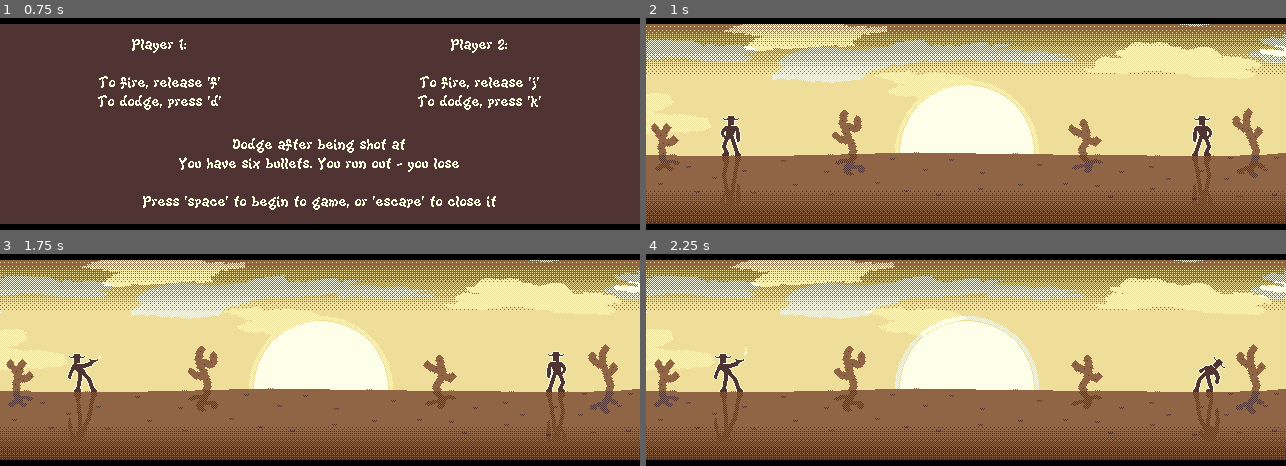
Above: before the commit, frames 1-4 (two rows, left to right).
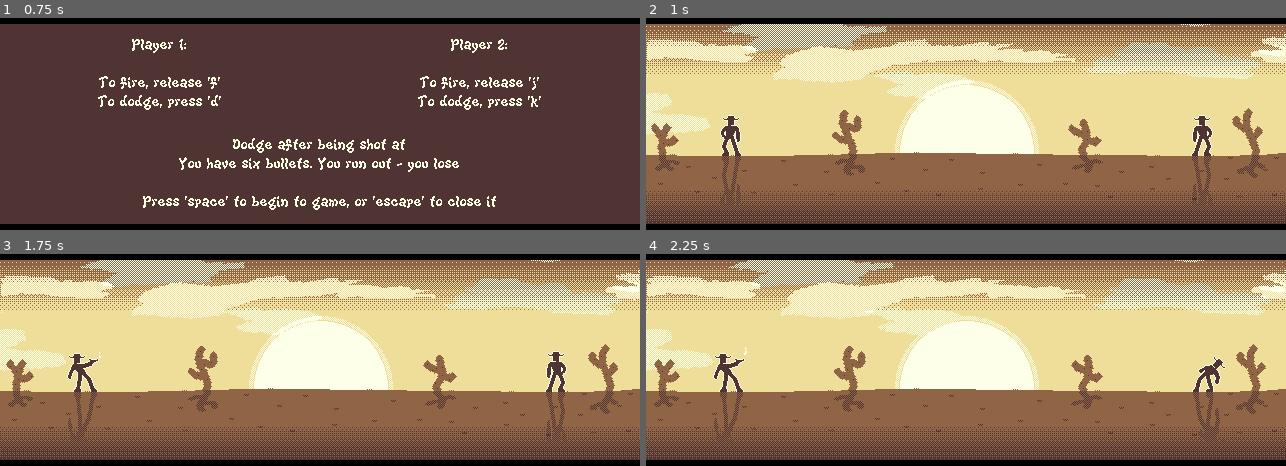
Above: after the commit, the same moments.

Repository: t3chno8uddha/it-s-a-mild-mild-mild-mild-west
Game: Godot game, scene res://nodes/gameplay.gd.tscn
Same seed, same stepped clock (60 frames per second), same inputs: the game is played once before the commit and once after it.
Inputs:
- Up to frame 1 (0.75 s): tap D (1_dodge) at 0.5, 0.6 s
- Up to frame 2 (1 s): tap Space at 0.77 s
- Up to frame 3 (1.75 s): tap F (1_fire) at 1.35 s; tap Space at 1.52 s
- Up to frame 4 (2.25 s): tap K (2_dodge) at 2.1 s

Frame 1 is identical in both runs. In frame 2, 13% of the frame differs, in the area x 0-100%, y 2-56%; in frame 3, 13%; in frame 4, 13%.

Commit message:
moved to new godot version and updated builds

Diff:
--- a/nodes/gameplay.gd.tscn
+++ b/nodes/gameplay.gd.tscn
@@ -82,6 +82,7 @@
 self_modulate = Color(0.0312505, 0.0312505, 0.0312505, 1)
 clip_children = 1
 texture_filter = 1
+position = Vector2(-1, 0)
 texture = ExtResource("7_jj10x")
 
 [node name="cloud_particle_left" type="CPUParticles2D" parent="environment_bg/clouds_left"]
@@ -133,6 +134,7 @@
 self_modulate = Color(0.0312505, 0.0312505, 0.0312505, 1)
 clip_children = 1
 texture_filter = 1
+position = Vector2(1, 0)
 texture = ExtResource("7_jj10x")
 flip_h = true
 
@@ -203,6 +205,7 @@
 [node name="backdrop" type="Sprite2D" parent="environment_bg/cacti_animator"]
 texture_filter = 1
 position = Vector2(0, 32)
+skew = -0.174533
 texture = ExtResource("7_4kut0")
 offset = Vector2(0, -32)
 
--- a/project.godot
+++ b/project.godot
@@ -12,13 +12,14 @@
 
 config/name="mild4west"
 run/main_scene="res://nodes/gameplay.gd.tscn"
-config/features=PackedStringArray("4.2", "Forward Plus")
+config/features=PackedStringArray("4.3", "Forward Plus")
 config/icon="res://icon.png"
 
 [display]
 
 window/size/viewport_width=640
 window/size/viewport_height=360
+window/size/mode=4
 window/stretch/mode="viewport"
 window/stretch/aspect="expand"
 window/stretch/scale_mode="integer"
@@ -32,21 +33,21 @@
 
 1_fire={
 "deadzone": 0.5,
-"events": [Object(InputEventKey,"resource_local_to_scene":fa …(172 unchanged characters)… eycode":70,"key_label":0,"unicode":102,"echo":false,"script":null)
+"events": [Object(InputEventKey,"resource_local_to_scene":fa …(172 unchanged characters)… eycode":70,"key_label":0,"unicode":102,"location":0,"echo":false,"script":null)
 ]
 }
 1_dodge={
 "deadzone": 0.5,
-"events": [Object(InputEventKey,"resource_local_to_scene":fa …(172 unchanged characters)… eycode":68,"key_label":0,"unicode":100,"echo":false,"script":null)
+"events": [Object(InputEventKey,"resource_local_to_scene":fa …(172 unchanged characters)… eycode":68,"key_label":0,"unicode":100,"location":0,"echo":false,"script":null)
 ]
 }
 2_fire={
 "deadzone": 0.5,
-"events": [Object(InputEventKey,"resource_local_to_scene":fa …(172 unchanged characters)… eycode":74,"key_label":0,"unicode":106,"echo":false,"script":null)
+"events": [Object(InputEventKey,"resource_local_to_scene":fa …(172 unchanged characters)… eycode":74,"key_label":0,"unicode":106,"location":0,"echo":false,"script":null)
 ]
 }
 2_dodge={
 "deadzone": 0.5,
-"events": [Object(InputEventKey,"resource_local_to_scene":fa …(172 unchanged characters)… eycode":75,"key_label":0,"unicode":107,"echo":false,"script":null)
+"events": [Object(InputEventKey,"resource_local_to_scene":fa …(172 unchanged characters)… eycode":75,"key_label":0,"unicode":107,"location":0,"echo":false,"script":null)
 ]
 }
Not shown, changed: assets/fonts/KiwiSoda.ttf.import
Not shown, changed: exports/Linux/It's a Mild Mild Mild Mild West
Not shown, changed: exports/Linux/It's a Mild Mild Mild Mild West.pck
Not shown, added: exports/Linux/mild4west_linux.rar
Not shown, changed: exports/Windows/It's a Mild Mild Mild Mild West.exe
Not shown, changed: exports/Windows/It's a Mild Mild Mild Mild West.pck
Not shown, changed: exports/Windows/mild4west.zip
Not shown, added: exports/Windows/mild4west_windows.rar
